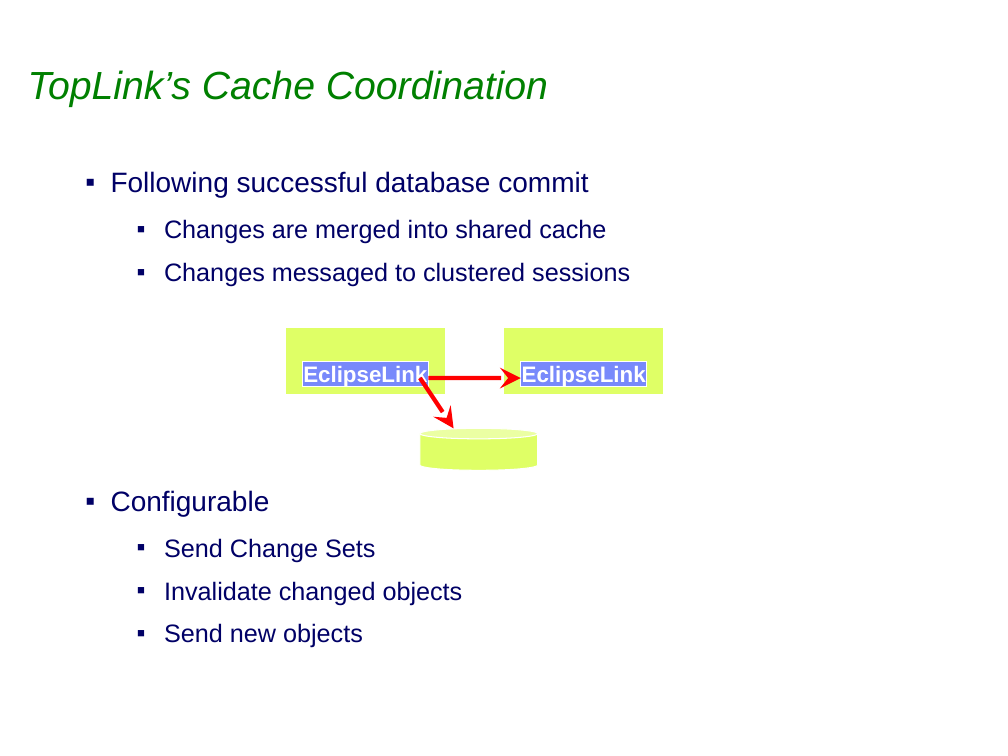
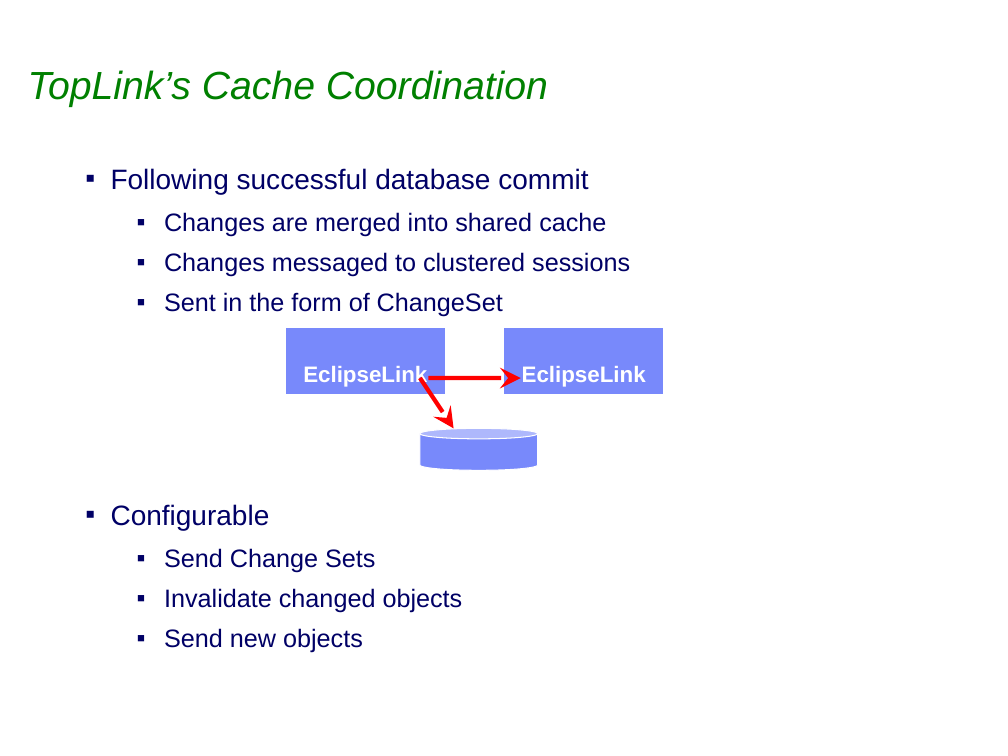
Before and after one commit to sabineheider/incubator, a slide deck: slide 16 of summit-2010/EclipseLink_Intro_Cache.ppt. Drawn at 1008x756 pixels with LibreOffice and Linux fonts; fonts in the diff are those of the drawing; background and template pictures are left out. Boxes give left, top, right and bottom in pixels: in the first picture for what was removed or moved away, otherwise in the second. Text is boxed around its words. In the diff, an @@ line names an element or a change of style, - is before the commit and + after.

```diff
--- a/summit-2010/EclipseLink_Intro_Cache.ppt
+++ b/summit-2010/EclipseLink_Intro_Cache.ppt
@@ text at (111,168,630,653): line spacing 1 to 0.9 @@
@@ text at (164,292,503,317): paragraph added @@
+  ▪ Sent in the form of ChangeSet
@@ fill #DFFF66 to #7889FB in 3 elements at (285,328,445,395), (420,428,538,471), (504,328,663,395) @@
@@ text "EclipseLink": place and size @@
-text "EclipseLink" at (302,361,428,386)
+text "EclipseLink" at (303,366,427,388)
@@ text "EclipseLink" at (303,366,427,388): outline #FFFFFF 0.74 pt to none @@
@@ text "EclipseLink": place and size @@
-text "EclipseLink" at (521,361,647,386)
+text "EclipseLink" at (522,366,646,387)
@@ text "EclipseLink" at (522,366,646,387): outline #FFFFFF 0.74 pt to none @@
```
Also in this commit, not shown: 4 other slides changed, 3 other files.
